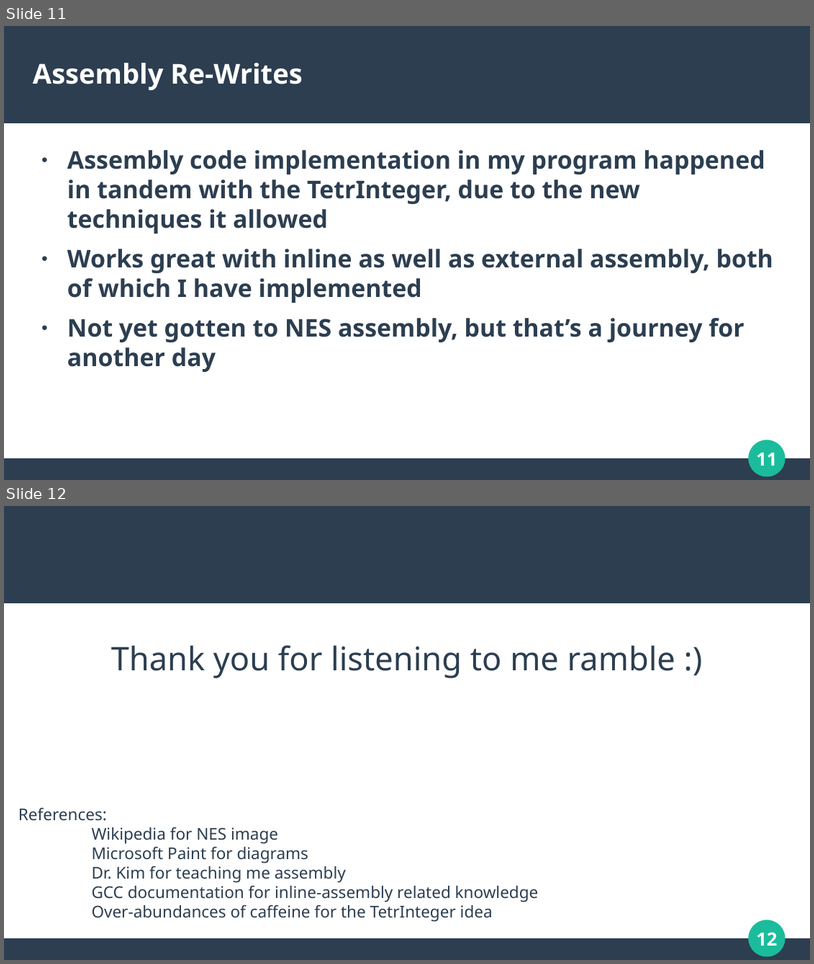
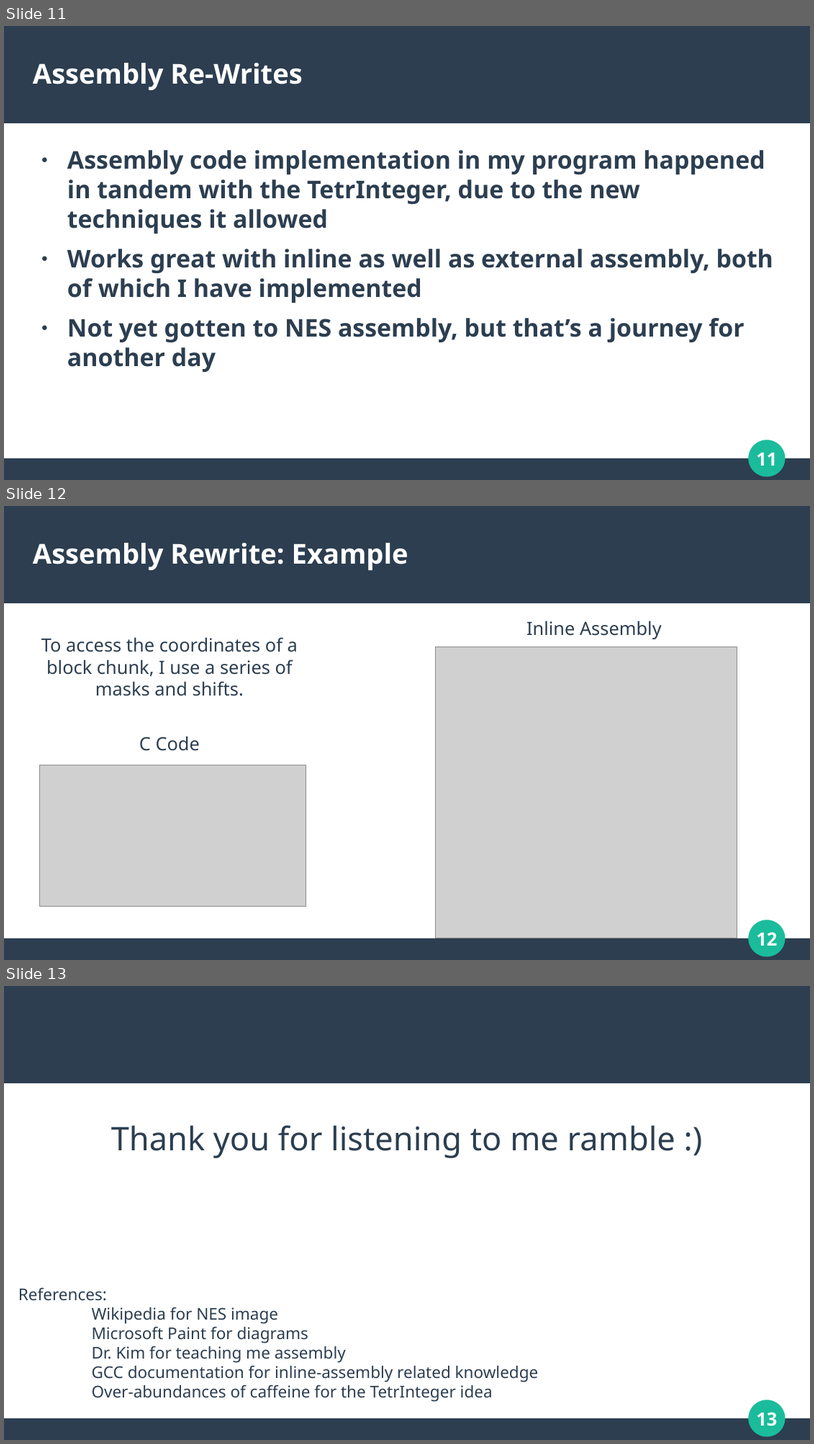
Before and after one commit to MKP157/mattris-asm, a slide deck: pres/cs2253pres.odp. Shown one above the other, each under a label of ours: slides 11 and 12 before the commit, slides 11, 12 and 13 after it. The pictures are 814x964 and 814x1444 pixels, drawn with LibreOffice and Linux fonts; fonts in the diff are those of the drawing; grey boxes stand for pictures. Boxes give left, top, right and bottom in pixels: in the first picture for what was removed or moved away, otherwise in the second. Text is boxed around its words. In the diff, an @@ line names an element or a change of style, - is before the commit and + after.

```diff
--- a/pres/cs2253pres.odp
+++ b/pres/cs2253pres.odp
@@ slide 12 added at [4,506,810,960], background #FFFFFF; not listed: 4 template elements that a slide beside it also shows @@
@@ title added at [33,543,409,570], 27 pt, text #FFFFFF, bold @@
+Assembly Rewrite: Example
@@ text added at [527,620,662,639], 18 pt, text #2C3E50 @@
+Inline Assembly
@@ text added at [41,637,298,696], 18 pt, text #2C3E50 @@
+To access the coordinates of a block chunk, I use a series of masks and shifts.
@@ picture added at [437,646,738,939] @@
@@ text added at [139,736,200,751], 18 pt, text #2C3E50 @@
+C Code
@@ picture added at [40,765,307,906] @@
@@ what was slide 12 is now slide 13 @@
@@ page number at [756,1412,777,1426]: text changed @@
-12
+13
```
Also in this commit, not shown: 4 slides changed, 1 other slide added, 1 slide removed, 4 other files.
